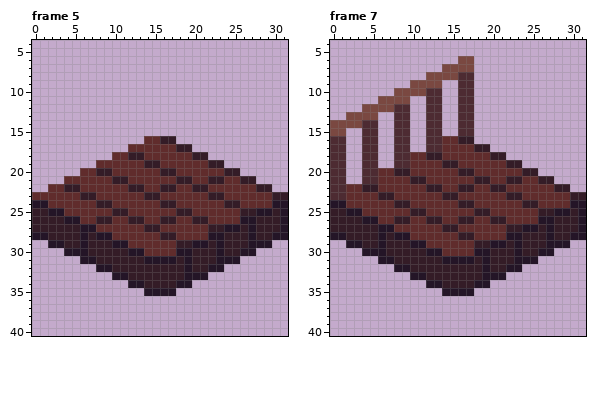
File history of a pixel-art file, assets/img/wood_bridge.aseprite. Above is the file before it was changed.
32x48 pixels, 8 frames. Shown: frame 5: x 0..31, y 4..40; frame 7: x 0..31, y 4..40. The old version is drawn lined up with the new one, on the new canvas. The commit also changed other frames, which this record leaves out.
The result:
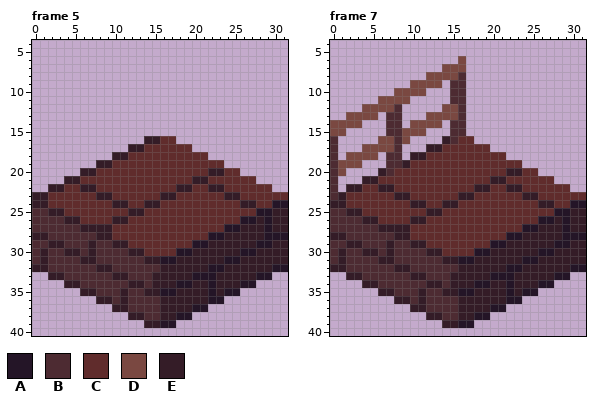
Palette (. is transparent): A #241527  B #4d2b32  C #602c2c  D #7a4841  E #341c27
From old to new:
canvas 32x48 -> 32x64
--- frame 5
@@ x 0..31 @@
 15 ................................
-16 ..............CCEE..............
-17 ............CCCCCCEE............
-18 ..........CCEECCCCCCEE..........
-19 ........CCCCCCEECCCCCCEE........
-20 ......CCEECCCCCCEECCCCCCEE......
-21 ....CCCCCCEECCCCCCEECCEECCEE....
-22 ..CCEECCCCCCEECCEECCEECCCCCCEE..
-23 CCCCCCEECCCCCCEECCCCCCEECCCCCCEE
-24 AACCCCCCEECCCCCCEECCCCCCEECCCCAA
-25 EEAACCCCCCEECCCCCCEECCCCCCEEAAEA
-26 EEEEAACCEECCEECCEECCEECCCCAAEEEA
-27 EEEEEEAACCCCCCEECCCCCCEEAAEAEEEA
-28 AAEEEEAEAACCCCCCEECCCCAAEEEAEEAA
-29 ..AAEEAEEEAACCCCCCEEAAEAEEEAAA..
-30 ....AAAEEEEEAACCCCAAEEEAEEAA....
-31 ......AAEEEEEEAAAAEAEEEAAA......
-32 ........AAEEEEEEEEEAEEAA........
-33 ..........AAEEEEEEEAAA..........
-34 ............AAEEEEAA............
-35 ..............AAAA..............
-36 ................................
-37 ................................
-38 ................................
-39 ................................
+16 ..............EECC..............
+17 ............EECCCCCC............
+18 ..........EECCCCCCCCCC..........
+19 ........EECCCCCCCCCCCCCC........
+20 ......EECCCCCCCCCCCCCCEECC......
+21 ....EECCCCCCCCCCCCCCEECCCCCC....
+22 ..EECCEECCCCCCCCCCEECCEECCCCCC..
+23 EECCCCCCEECCCCCCEECCCCCCEECCCCCC
+24 EECCCCCCCCEECCEECCCCCCCCCCEECCAA
+25 BBEECCCCCCCCEECCCCCCCCCCCCCCAAEE
+26 BBBBEECCCCEECCCCCCCCCCCCCCAAEAEE
+27 BBBBBBEEEECCCCCCCCCCCCCCAAEEEAEE
+28 EEBBBBBBEECCCCCCCCCCCCAAEEEEEAAA
+29 BBEEBBBEBBEECCCCCCCCAAEEEEEEAAEE
+30 BEBBEEBEBBBBEECCCCAAEEEEEEAAEEEE
+31 BEBBBBEEBBBBBBEEAAEEEEEEAAEEEEEE
+32 EEBBBBBBEEBBBBBBEEEEEEAAEEEEEEAA
+33 ..EEBBBBBBEEBBBEEEEEAAAEEEEEAA..
+34 ....EEBBBBBBEEBEEEAAEEAEEEAA....
+35 ......EEBBBEBBEEAAEEEEAEAA......
+36 ........EEBEBBBBEEEEEEAA........
+37 ..........EEBBBBEEEEAA..........
+38 ............EEBBEEAA............
+39 ..............EEAA..............
 40 ................................
--- frame 7
@@ x 0..31 @@
  5 ................................
- 6 ................DD..............
- 7 ..............DDDD..............
- 8 ............DDDDBB..............
- 9 ..........DDDD..BB..............
-10 ........DDDDBB..BB..............
-11 ......DDDD..BB..BB..............
-12 ....DDDDBB..BB..BB..............
-13 ..DDDD..BB..BB..BB..............
-14 DDDDBB..BB..BB..BB..............
-15 DD..BB..BB..BB..BB..............
-16 BB..BB..BB..BBCCEE..............
-17 BB..BB..BB..BBCCCCEE............
-18 BB..BB..BBCCEECCCCCCEE..........
-19 BB..BB..BBCCCCEECCCCCCEE........
-20 BB..BBCCEECCCCCCEECCCCCCEE......
-21 BB..BBCCCCEECCCCCCEECCEECCEE....
-22 BBCCEECCCCCCEECCEECCEECCCCCCEE..
-23 BBCCCCEECCCCCCEECCCCCCEECCCCCCEE
-24 AACCCCCCEECCCCCCEECCCCCCEECCCCAA
-25 EEAACCCCCCEECCCCCCEECCCCCCEEAAEA
-26 EEEEAACCEECCEECCEECCEECCCCAAEEEA
-27 EEEEEEAACCCCCCEECCCCCCEEAAEAEEEA
-28 AAEEEEAEAACCCCCCEECCCCAAEEEAEEAA
-29 ..AAEEAEEEAACCCCCCEEAAEAEEEAAA..
-30 ....AAAEEEEEAACCCCAAEEEAEEAA....
-31 ......AAEEEEEEAAAAEAEEEAAA......
-32 ........AAEEEEEEEEEAEEAA........
-33 ..........AAEEEEEEEAAA..........
-34 ............AAEEEEAA............
-35 ..............AAAA..............
-36 ................................
-37 ................................
-38 ................................
-39 ................................
+ 6 ................D...............
+ 7 ..............DDD...............
+ 8 ............DDDDB...............
+ 9 ..........DDDD.BB...............
+10 ........DDDD...BB...............
+11 ......DDDD.....BB...............
+12 ....DDDDB.....DDB...............
+13 ..DDDD.BB...DDDDB...............
+14 DDDD...BB.DDDD.BB...............
+15 DD.....BBDDD...BB...............
+16 B.....DDBD....EBCC..............
+17 B...DDDDB...EECCCCCC............
+18 B.DDDD.BB.EECCCCCCCCCC..........
+19 BDDD...BBECCCCCCCCCCCCCC........
+20 BD....EBCCCCCCCCCCCCCCEECC......
+21 B...EECCCCCCCCCCCCCCEECCCCCC....
+22 B.EECCEECCCCCCCCCCEECCEECCCCCC..
+23 BECCCCCCEECCCCCCEECCCCCCEECCCCCC
+24 EECCCCCCCCEECCEECCCCCCCCCCEECCAA
+25 BBEECCCCCCCCEECCCCCCCCCCCCCCAAEE
+26 BBBBEECCCCEECCCCCCCCCCCCCCAAEAEE
+27 BBBBBBEEEECCCCCCCCCCCCCCAAEEEAEE
+28 EEBBBBBBEECCCCCCCCCCCCAAEEEEEAAA
+29 BBEEBBBEBBEECCCCCCCCAAEEEEEEAAEE
+30 BEBBEEBEBBBBEECCCCAAEEEEEEAAEEEE
+31 BEBBBBEEBBBBBBEEAAEEEEEEAAEEEEEE
+32 EEBBBBBBEEBBBBBBEEEEEEAAEEEEEEAA
+33 ..EEBBBBBBEEBBBEEEEEAAAEEEEEAA..
+34 ....EEBBBBBBEEBEEEAAEEAEEEAA....
+35 ......EEBBBEBBEEAAEEEEAEAA......
+36 ........EEBEBBBBEEEEEEAA........
+37 ..........EEBBBBEEEEAA..........
+38 ............EEBBEEAA............
+39 ..............EEAA..............
 40 ................................
Boxes around the changes in both pictures, in picture pixels (x1, y1, x2, y2):
changed: (32, 136, 288, 328)
changed: (330, 56, 586, 328)
